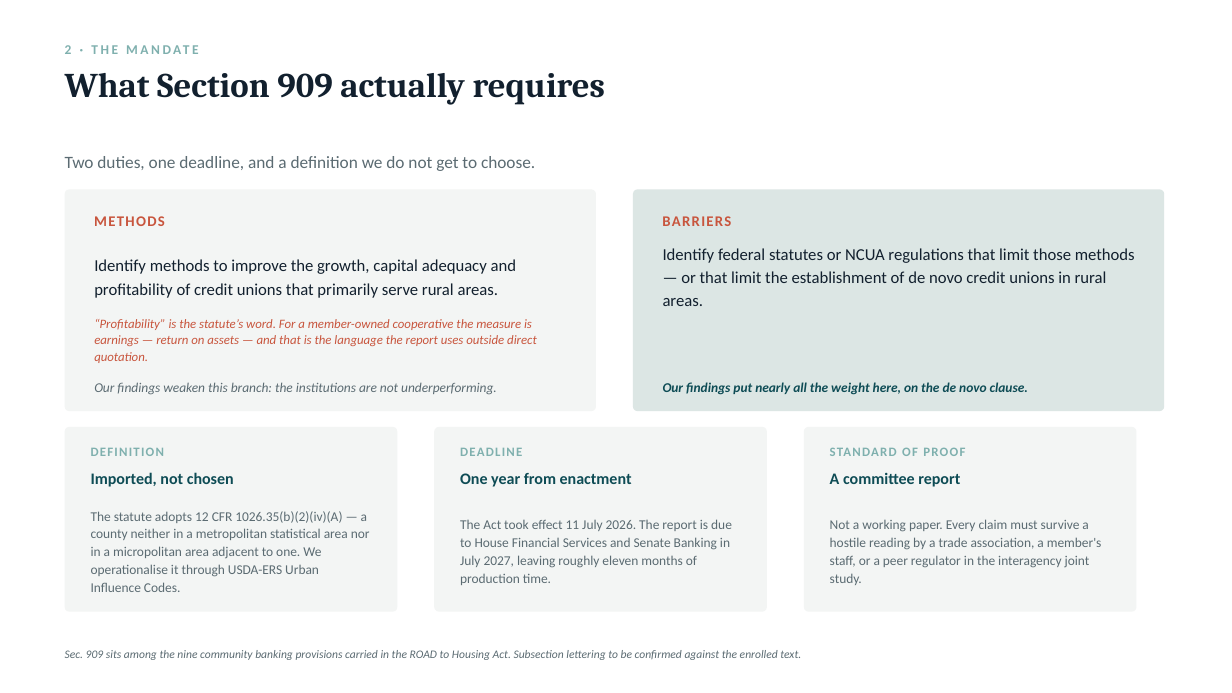
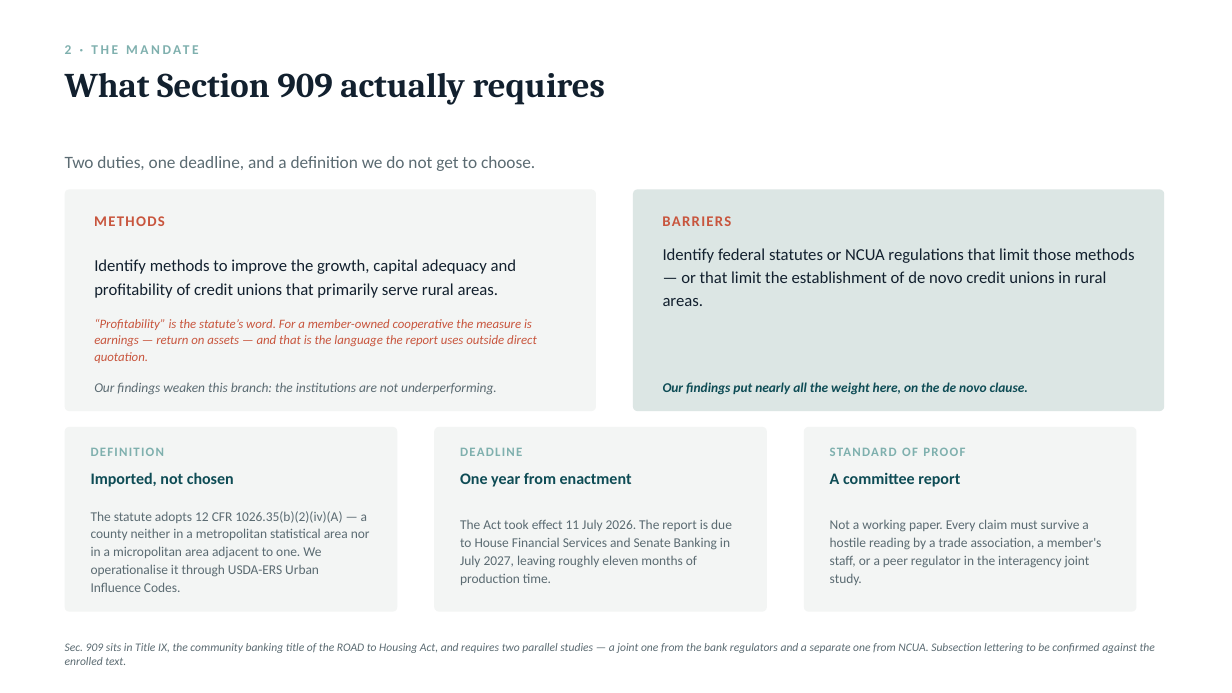
Before and after one commit to saurabhcdatta/Rural-Credit-Unions, a slide deck: slide 8 of Rural.pptx. Drawn at 1232x693 pixels with LibreOffice and Linux fonts; fonts in the diff are those of the drawing. Boxes give left, top, right and bottom in pixels: in the first picture for what was removed or moved away, otherwise in the second. Text is boxed around its words. In the diff, an @@ line names an element or a change of style, - is before the commit and + after.

```diff
--- a/Rural.pptx
+++ b/Rural.pptx
@@ text at bbox=[65, 643, 1155, 665]: text changed @@
-Sec. 909 sits among the nine community banking provisions carried in the ROAD to Housing Act. Subsection lettering to be confirmed against the enrolled text.
+Sec. 909 sits in Title IX, the community banking title of the ROAD to Housing Act, and requires two parallel studies — a joint one from the bank regulators and a separate one from NCUA. Subsection lettering to be confirmed against the enrolled text.
```
Also in this commit, not shown: 8 other slides changed.
